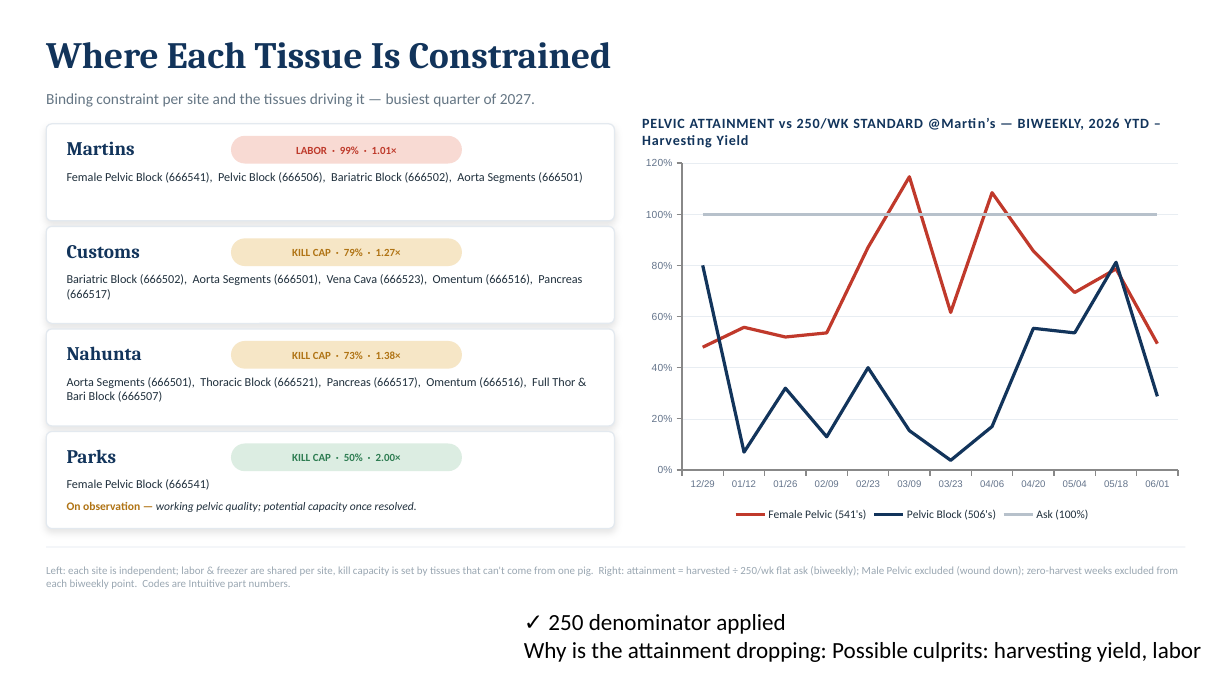
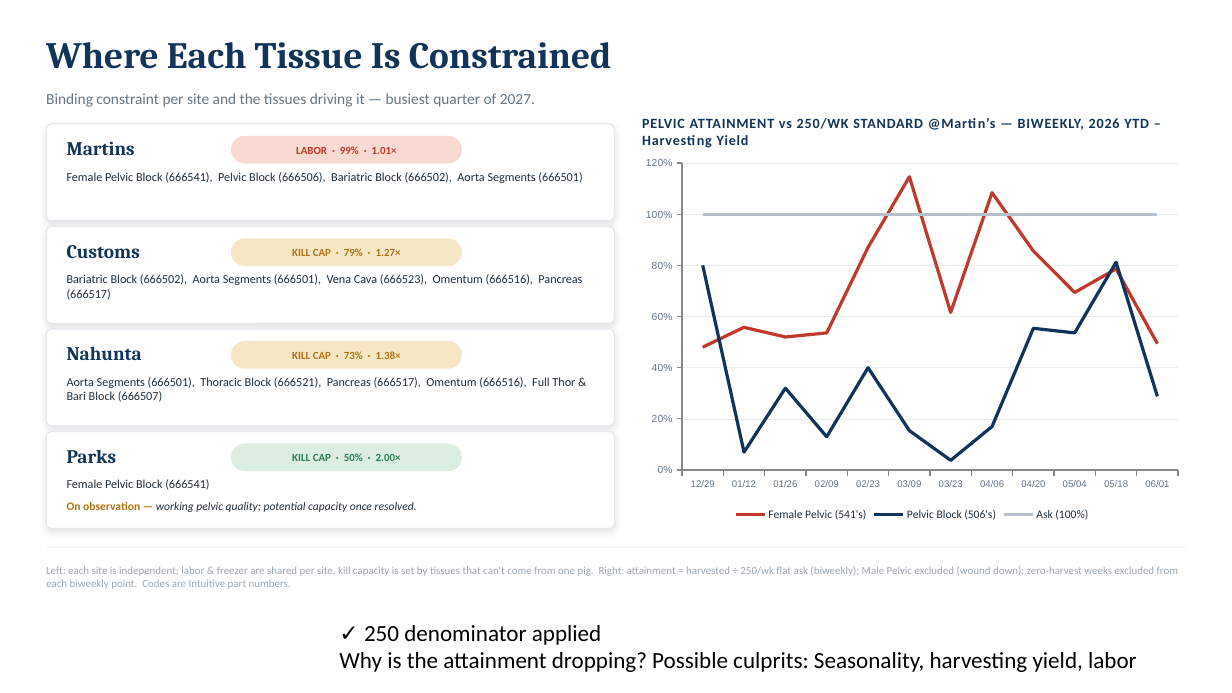
Before and after one commit to naviero1/Claude-Works, a slide deck: slide 2 of tissue-capacity-model/deliverables/Tissue_Capacity_2026_2027.pptx. Drawn at 1232x693 pixels with LibreOffice and Linux fonts; fonts in the diff are those of the drawing. Boxes give left, top, right and bottom in pixels: in the first picture for what was removed or moved away, otherwise in the second. Text is boxed around its words. In the diff, an @@ line names an element or a change of style, - is before the commit and + after.

```diff
--- a/tissue-capacity-model/deliverables/Tissue_Capacity_2026_2027.pptx
+++ b/tissue-capacity-model/deliverables/Tissue_Capacity_2026_2027.pptx
@@ text "✓ 250 denominator applied": place and size @@
-text "✓ 250 denominator applied" at bbox=[524, 614, 1201, 662]
+text "✓ 250 denominator applied" at bbox=[339, 625, 1137, 672]
@@ text at bbox=[339, 652, 1137, 672]: text changed @@
-Why is the attainment dropping: Possible culprits: harvesting yield, labor
+Why is the attainment dropping? Possible culprits: Seasonality, harvesting yield, labor
```
Also in this commit, not shown: 1 other slide changed, 1 other file.
